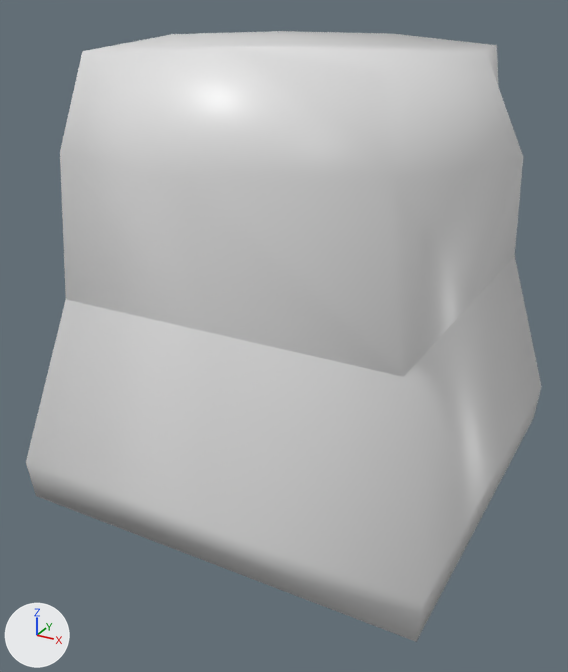
The Blender file wip-assets/meshes/funny-cube.blend, before and after one commit.
Both versions are drawn from a 50 mm camera at (0.801, -1.566, 1.091) aimed at (-0.019, -0.076, 0.346). The lights are fixed; the arrows at lower left show +X, +Y and +Z.
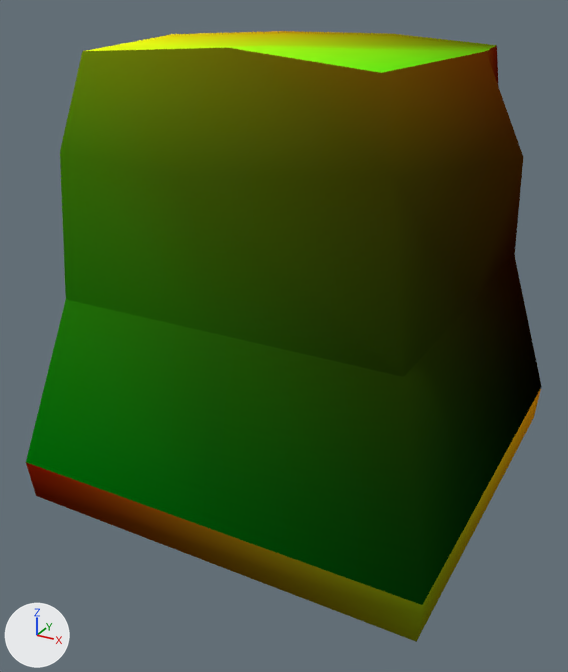
What differs and where, as boxes (x1, y1, x2, y2) in the pictures (568 x 672 px):
'Cube', surface changed: (26, 31, 542, 642) in both

Diff of the bpy script that builds the scene:
```diff
--- a/wip-assets/meshes/funny-cube.blend.py
+++ b/wip-assets/meshes/funny-cube.blend.py
@@ img_uv_png @@
+img_uv_png = load_image('uv.png', '../../data/textures/uv.png', 1024, 1024, 'sRGB')
@@ mat_material @@
 mat_material = principled_material('Material')
-mat_material.base_color = (0.8, 0.8, 0.8)  # white #e7e7e7
+mat_material.texture = img_uv_png
 mat_material.roughness = 0.4
+mat_material.specular_ior_level = 0.0
@@ me_cube @@
 me_cube.from_pydata(...)  # 42 vertices, 40 faces; spans x -0.504..0.49, y -0.491..0.503, z -0.005..1.001
 # used by ob_cube; location = (0.0, 0.0, 0.0)
+# me_cube part 1: texture (UV) coordinates of 40 of 40 faces, centred in x -0.494..0.486, y -0.487..0.493, z -0.005..0.994, changed; they spanned u 0.12..0.92, v 0.0..1.0 and now span u 0.01..0.96, v 0.0..1.0
 me_cube.materials.append(mat_material)
```
